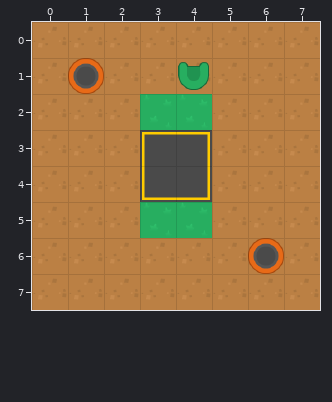
Tiled map (JSON) -- bot-battles/data/maps/map.json. The first picture shows the starting point.
Cells are 64x64 px. Shown: x 0..7, y 0..7.
Once edited:
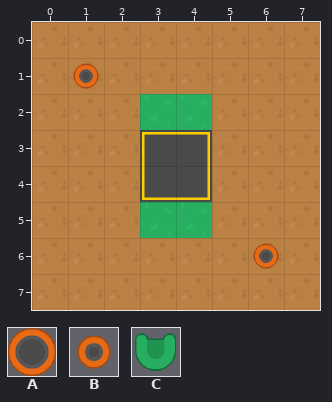
Key: from "map": A 196, B 197, C 449.
Objects are placed by their top-left corner, in cells (3,4 is the top-left corner of cell 3,4); size is 1x1 cell unless given.
Difference:
Layer "collision" (removed):
removed: C at 4,1
Layer "spawner":
added: B at 1,1
added: B at 6,6
removed: A at 1,1
removed: A at 6,6
Changed places in both pictures, as pixel boxes (x1, y1, x2, y2):
changed: (68, 58, 104, 94)
removed: (178, 62, 209, 90)
changed: (248, 238, 284, 274)
